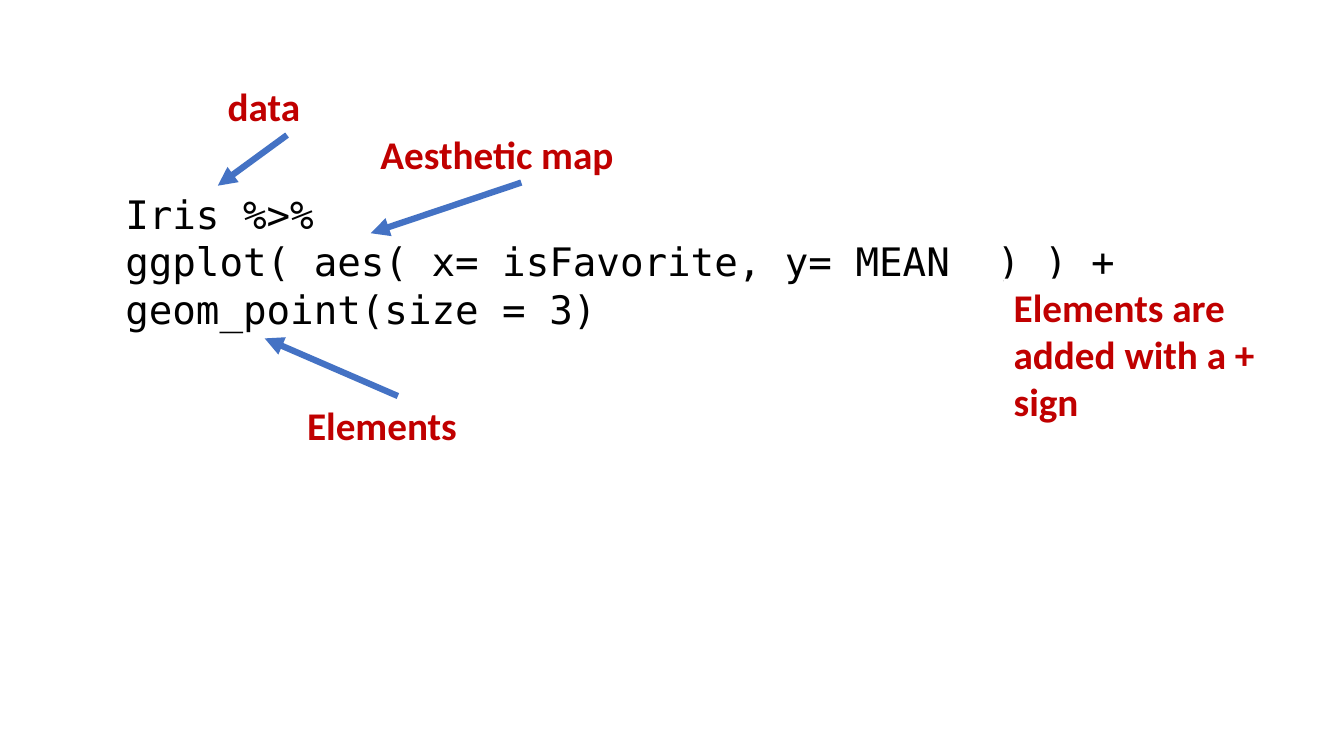
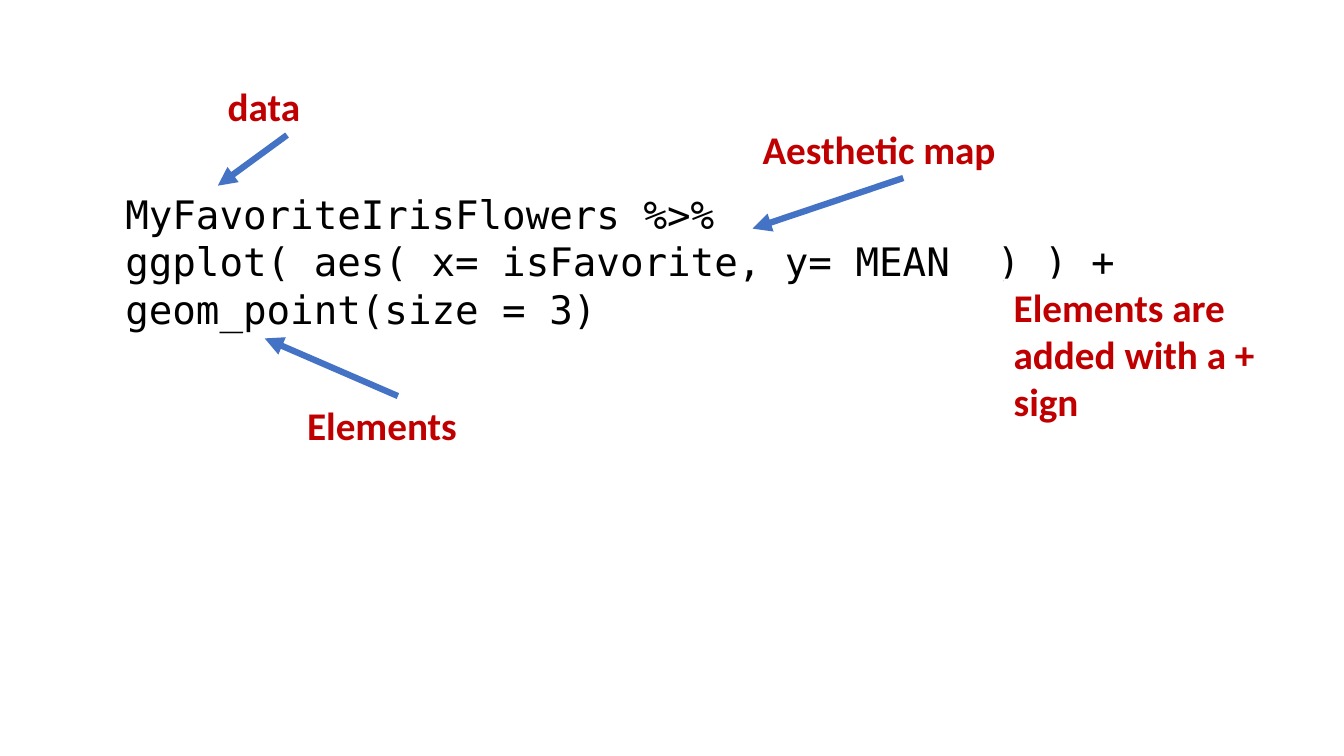
Before and after one commit to Jcbnunez/biol4585j-yey2sn, a slide deck: slide 1 of Rivanna_Practicums/1.Introduction/Figures/base_figs.pptx. Drawn at 1344x756 pixels with LibreOffice and Linux fonts; fonts in the diff are those of the drawing. Boxes give left, top, right and bottom in pixels: in the first picture for what was removed or moved away, otherwise in the second. Text is boxed around its words. In the diff, an @@ line names an element or a change of style, - is before the commit and + after.

```diff
--- a/Rivanna_Practicums/1.Introduction/Figures/base_figs.pptx
+++ b/Rivanna_Practicums/1.Introduction/Figures/base_figs.pptx
@@ text "Aesthetic map": place and size @@
-text "Aesthetic map" at [380,141,613,175]
+text "Aesthetic map" at [763,136,995,170]
@@ arrow moved from (521, 182) - (371, 233) to (903, 178) - (753, 229) @@
@@ text at [125,199,620,237]: text changed @@
-Iris %>%
+MyFavoriteIrisFlowers %>%
```
Also in this commit, not shown: 3 other files.
